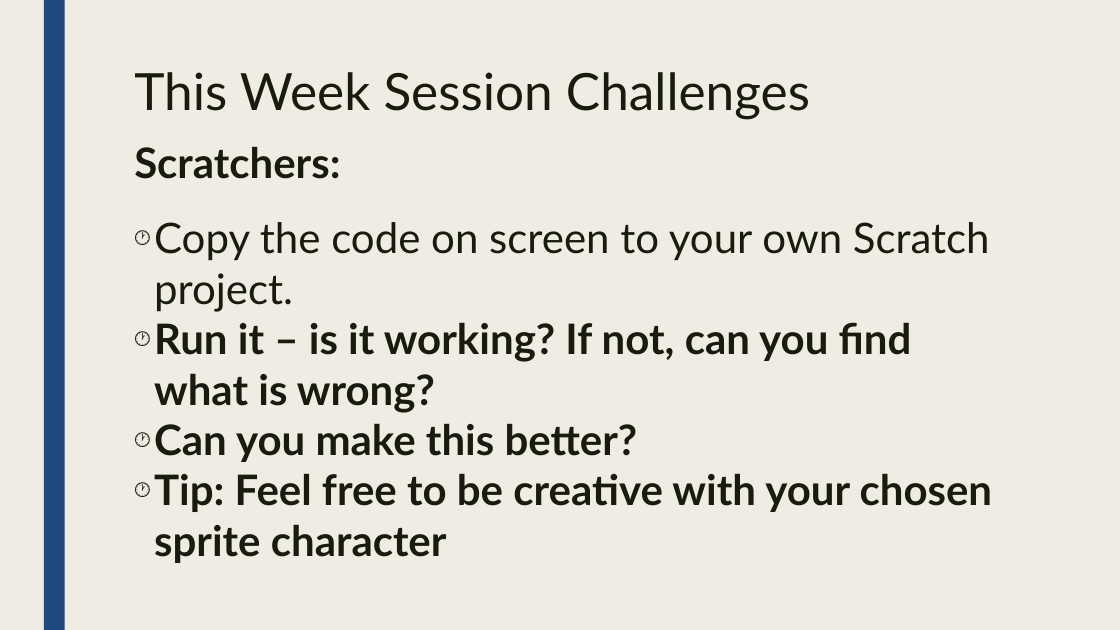
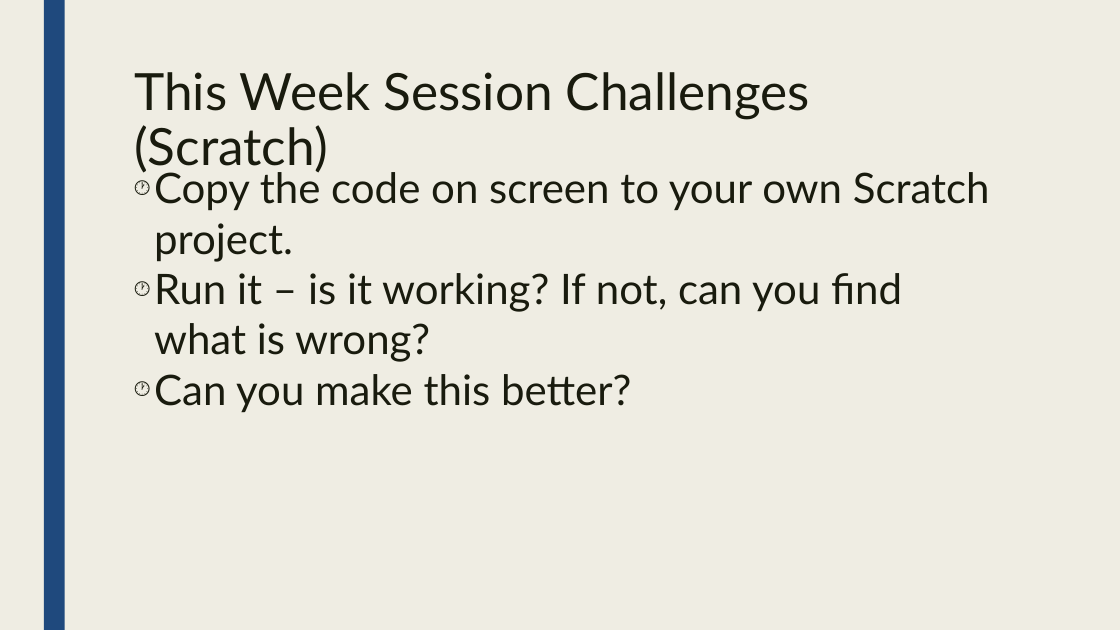
Before and after one commit to coderdojo-kells/instructional-materials, a slide deck: slide 10 of Slidedecks/CoderDojoKells_Autumn_Session5_031118.pptx (slide 9 before the commit). Drawn at 1120x630 pixels with LibreOffice and Linux fonts; fonts in the diff are those of the drawing. Boxes give left, top, right and bottom in pixels: in the first picture for what was removed or moved away, otherwise in the second. Text is boxed around its words. In the diff, an @@ line names an element or a change of style, - is before the commit and + after.

Commit message:
20181101 updated session 5 slide deck

```diff
--- a/Slidedecks/CoderDojoKells_Autumn_Session5_031118.pptx
+++ b/Slidedecks/CoderDojoKells_Autumn_Session5_031118.pptx
@@ text at [134, 72, 810, 175]: text changed @@
-This Week Session Challenges
+This Week Session Challenges (Scratch)
@@ text at [134, 146, 340, 179]: paragraph removed @@
-Scratchers:
@@ text at [154, 273, 902, 413]: bold off in "Run it – is it working? If ...", "Can you make this better?" @@
@@ text at [154, 473, 993, 563]: paragraph removed @@
-🕐 Tip: Feel free to be creative with your chosen sprite character
```
Also in this commit, not shown: 3 other slides changed, 1 slide added, 1 other file.
